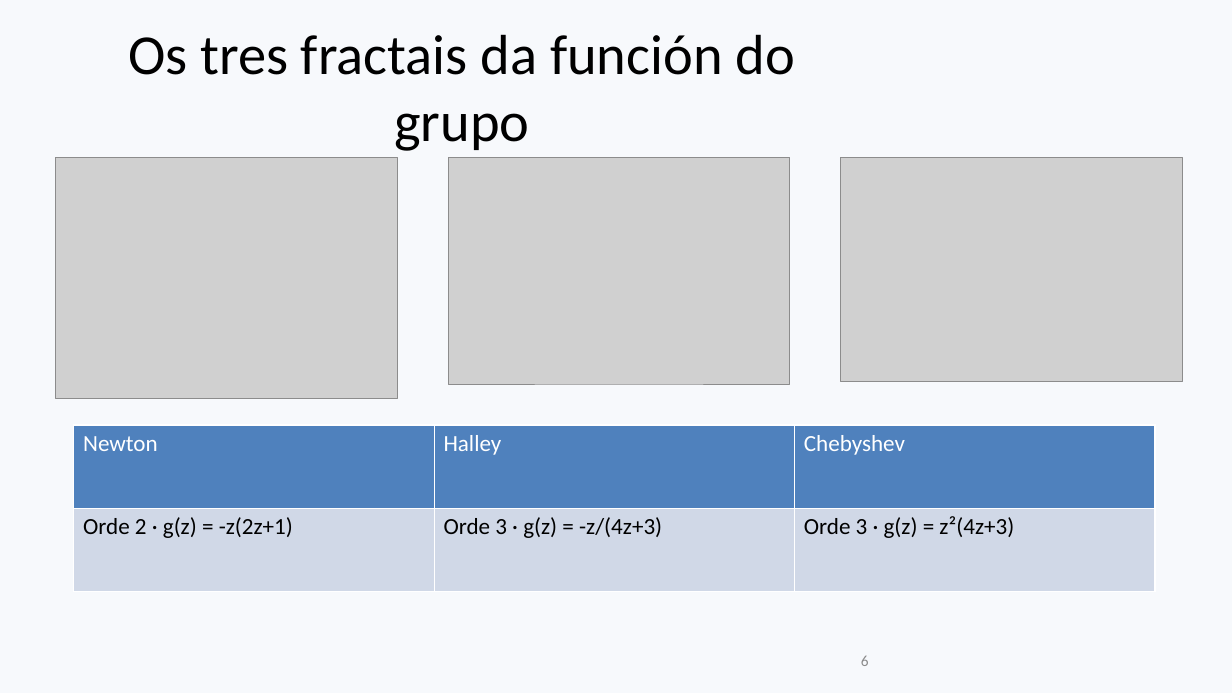
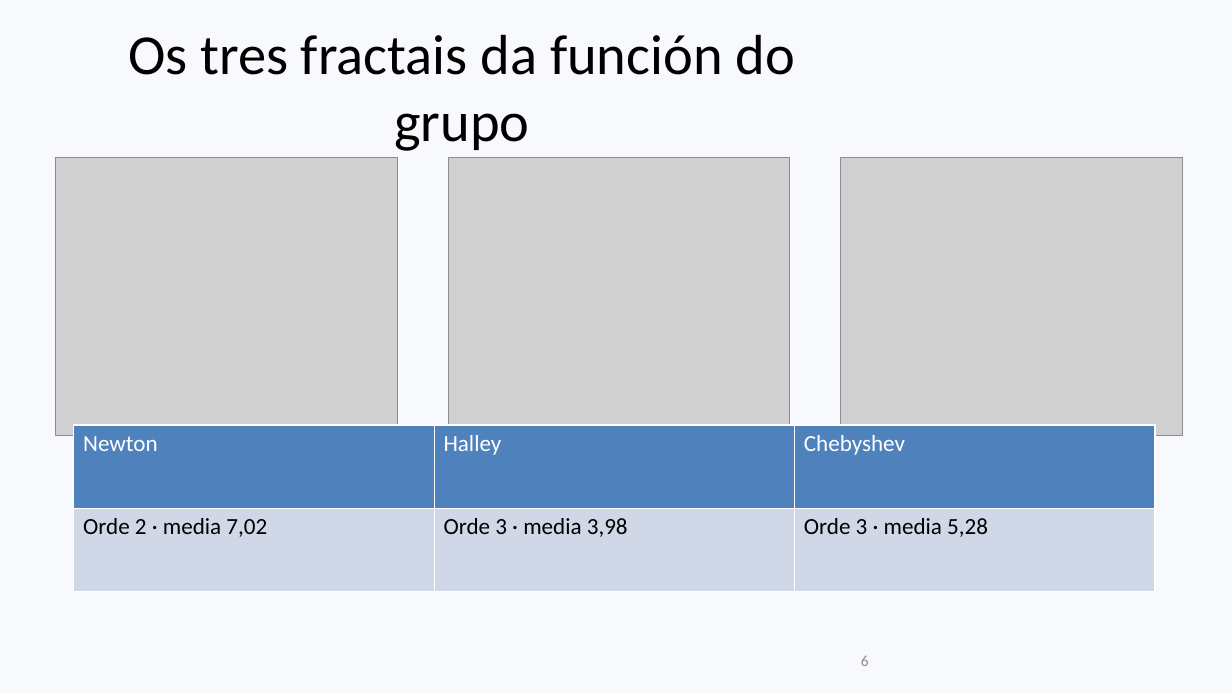
Before and after one commit to cosmord/AM_Fractales_2627, a slide deck: slide 6 of presentacion/presentacion.pptx. Drawn at 1232x693 pixels with LibreOffice and Linux fonts; fonts in the diff are those of the drawing; grey boxes stand for pictures. Boxes give left, top, right and bottom in pixels: in the first picture for what was removed or moved away, otherwise in the second. Text is boxed around its words. In the diff, an @@ line names an element or a change of style, - is before the commit and + after.

```diff
--- a/presentacion/presentacion.pptx
+++ b/presentacion/presentacion.pptx
@@ picture: place and size @@
-picture at [55, 157, 397, 398]
+picture at [55, 157, 397, 435]
@@ picture: place and size @@
-picture at [448, 157, 790, 384]
+picture at [448, 157, 790, 435]
@@ picture: place and size @@
-picture at [841, 157, 1183, 382]
+picture at [841, 157, 1183, 435]
@@ table at [74, 425, 1155, 592] @@
-row 2: Orde 2 · g(z) = -z(2z+1) | Orde 3 · g(z) = -z/(4z+3) | Orde 3 · g(z) = z²(4z+3)
+row 2: Orde 2 · media 7,02 | Orde 3 · media 3,98 | Orde 3 · media 5,28
```
Also in this commit, not shown: 3 other slides changed, 27 other files.
